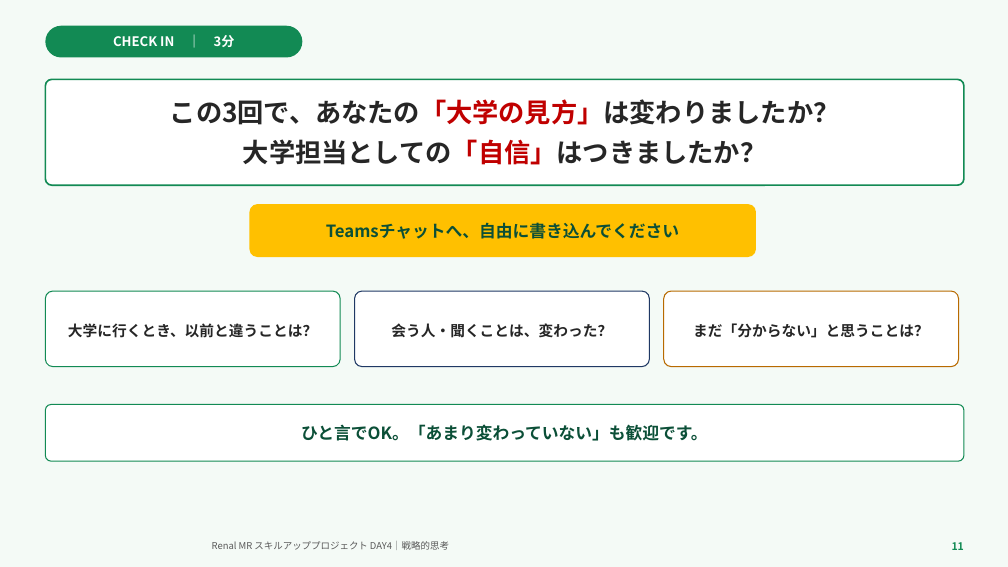
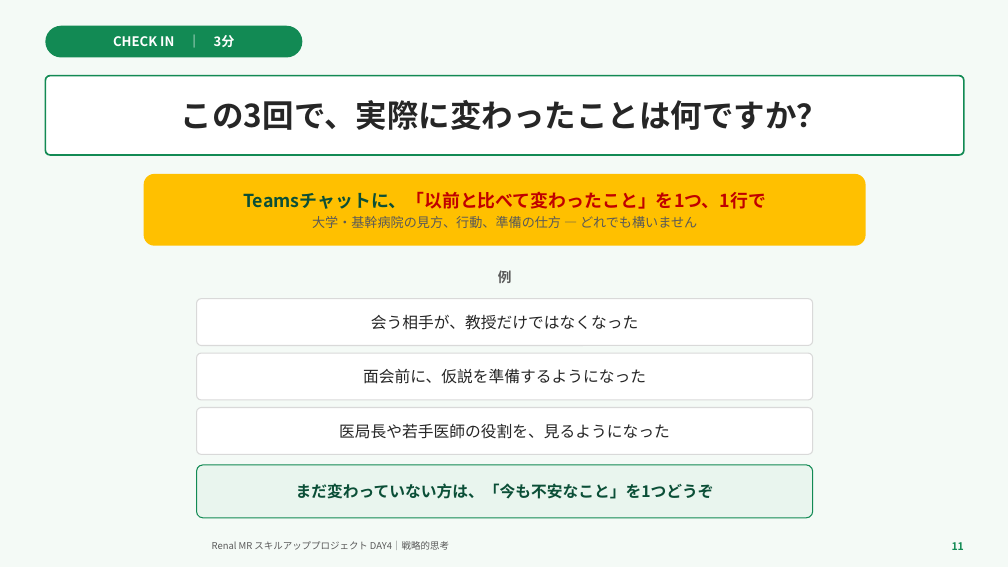
Before and after one commit to TAKUYA-1187/Claude, a slide deck: slide 11 of novartis_training/DAY4_ちょっと分かるだけで世界が変わる.pptx. Drawn at 1008x567 pixels with LibreOffice and Linux fonts; fonts in the diff are those of the drawing; background and template pictures are left out. Boxes give left, top, right and bottom in pixels: in the first picture for what was removed or moved away, otherwise in the second. Text is boxed around its words. In the diff, an @@ line names an element or a change of style, - is before the commit and + after.

```diff
--- a/novartis_training/DAY4_ちょっと分かるだけで世界が変わる.pptx
+++ b/novartis_training/DAY4_ちょっと分かるだけで世界が変わる.pptx
@@ rounded rectangle "この3回で、実際に変わったことは何ですか？": place and size @@
-rounded rectangle "この3回で、実際に変わったことは何ですか？" at <box>45,79,964,185</box>
+rounded rectangle "この3回で、実際に変わったことは何ですか？" at <box>45,76,964,155</box>
@@ text in rounded rectangle at <box>181,100,828,130</box>: text changed; size 25 to 30 pt @@
-この3回で、あなたの「大学の見方」は変わりましたか？
-大学担当としての「自信」はつきましたか？
+この3回で、実際に変わったことは何ですか？
@@ rounded rectangle added at <box>144,174,866,246</box>, fill #FFC000, 17 pt, text #595959, bold @@
+Teamsチャットに、「以前と比べて変わったこと」を1つ、1行で
+大学・基幹病院の見方、行動、準備の仕方 — どれでも構いません
@@ rounded rectangle removed at <box>250,204,756,257</box> @@
-Teamsチャットへ、自由に書き込んでください
@@ rounded rectangle removed at <box>45,291,340,367</box> @@
-大学に行くとき、以前と違うことは？
@@ rounded rectangle added at <box>197,299,813,346</box>, fill #FFFFFF, outline #D9D9D9 1 pt, 15 pt, text #262626 @@
+会う相手が、教授だけではなくなった
@@ rounded rectangle removed at <box>355,291,650,367</box> @@
-会う人・聞くことは、変わった？
@@ text added at <box>498,270,512,283</box>, 13 pt, text #595959, bold @@
+例
@@ rounded rectangle removed at <box>664,291,959,367</box> @@
-まだ「分からない」と思うことは？
@@ rounded rectangle added at <box>197,353,813,400</box>, fill #FFFFFF, outline #D9D9D9 1 pt, 15 pt, text #262626 @@
+面会前に、仮説を準備するようになった
@@ rounded rectangle removed at <box>45,405,964,461</box> @@
-ひと言でOK。「あまり変わっていない」も歓迎です。
@@ rounded rectangle added at <box>197,408,813,454</box>, fill #FFFFFF, outline #D9D9D9 1 pt, 15 pt, text #262626 @@
+医局長や若手医師の役割を、見るようになった
@@ rounded rectangle added at <box>197,465,813,518</box>, fill #E9F5EE, outline #128A54 1 pt, 15 pt, text #0B4F37, bold @@
+まだ変わっていない方は、「今も不安なこと」を1つどうぞ
```
Also in this commit, not shown: 19 other slides changed, 1 slide added, 2 other files.
